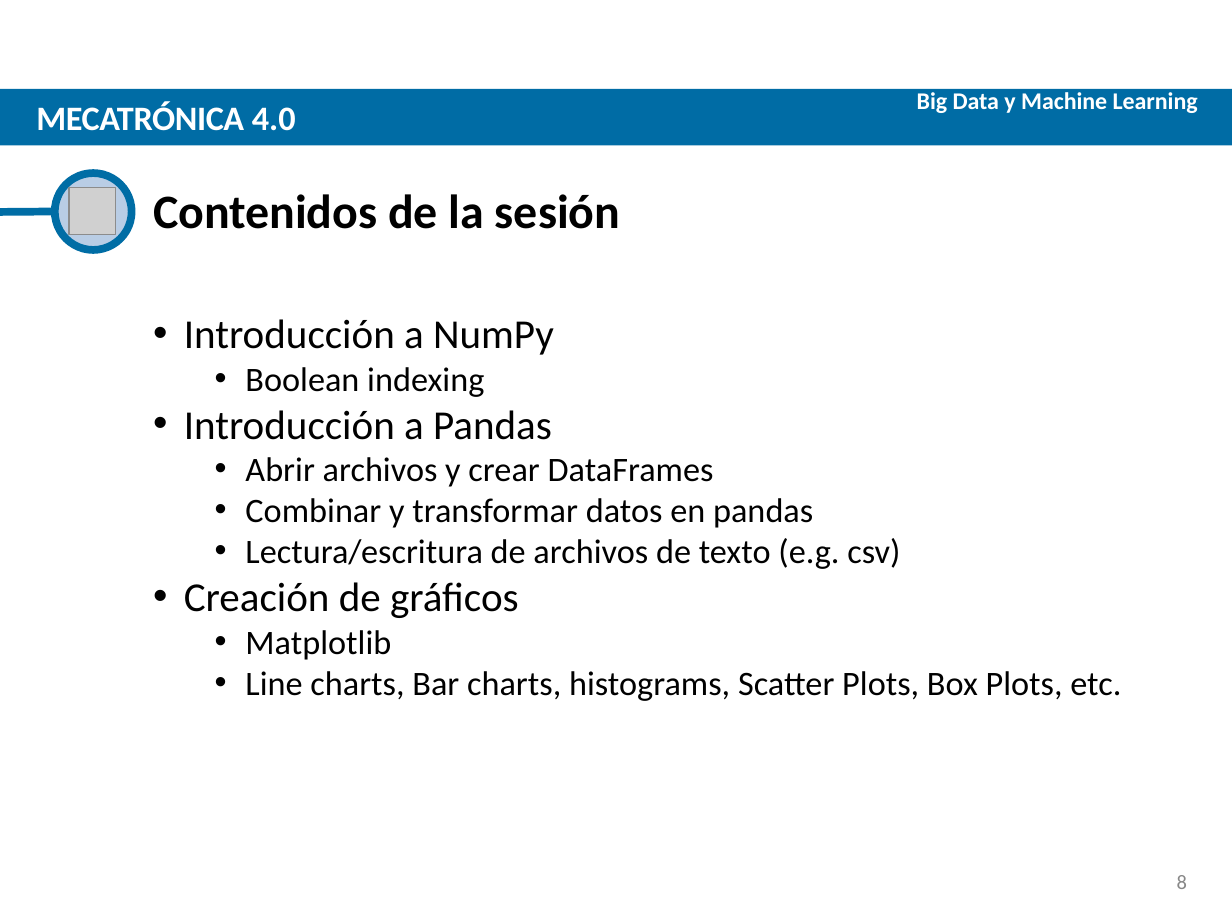
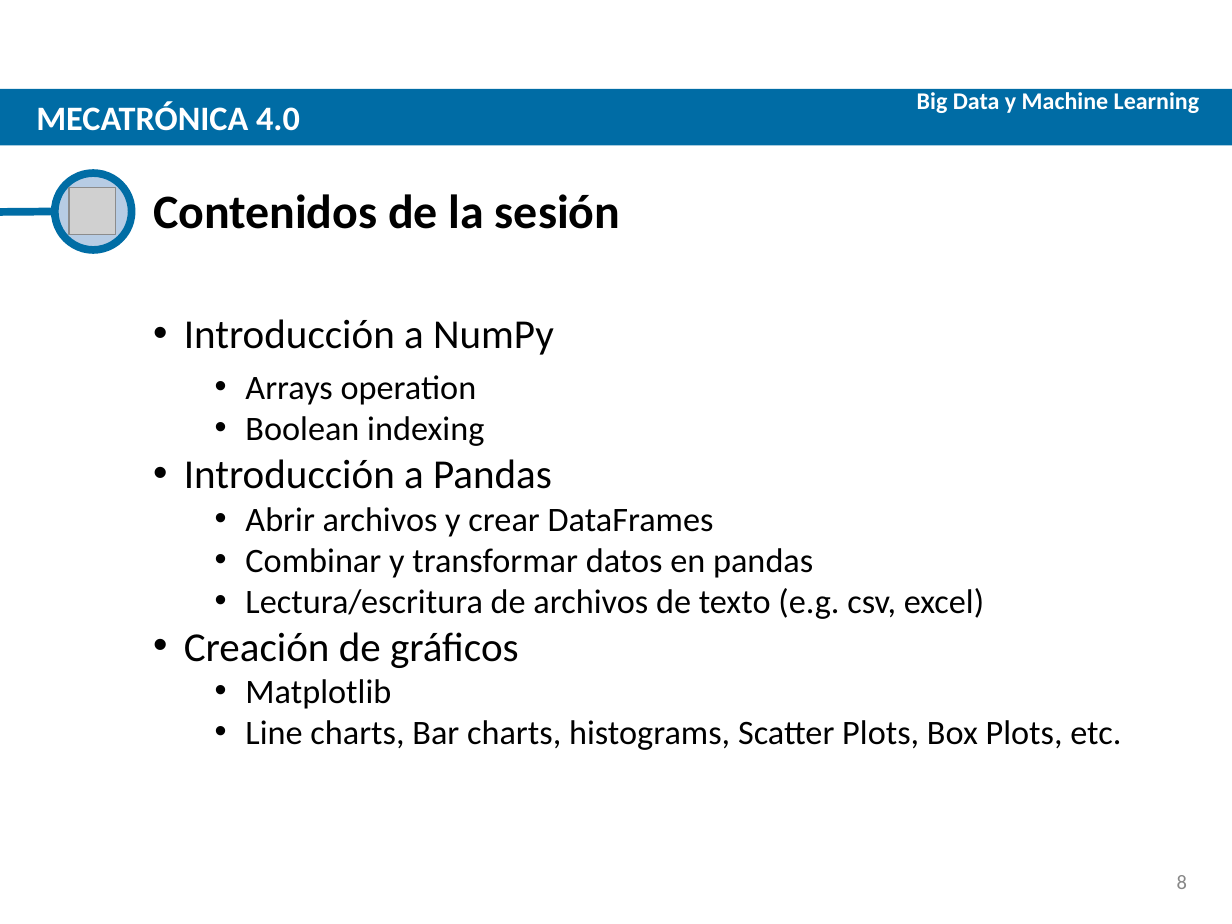
Before and after one commit to asaldana1/Mecatronica4.0, a slide deck: slide 8 of S2 - Intro a Python/Slides/S2 - Intro a Python.pptx. Drawn at 1232x924 pixels with LibreOffice and Linux fonts; fonts in the diff are those of the drawing; grey boxes stand for pictures; background and template pictures are left out. Boxes give left, top, right and bottom in pixels: in the first picture for what was removed or moved away, otherwise in the second. Text is boxed around its words. In the diff, an @@ line names an element or a change of style, - is before the commit and + after.

```diff
--- a/S2 - Intro a Python/Slides/S2 - Intro a Python.pptx
+++ b/S2 - Intro a Python/Slides/S2 - Intro a Python.pptx
@@ text "Big Data y Machine Learning" at (x1=917, y1=88, x2=1200, y2=113): letter spacing -0.1 to 0 pt; less space between paragraphs @@
@@ text "MECATRÓNICA 4.0" at (x1=36, y1=102, x2=300, y2=131): letter spacing -0.2 to 0 pt in "MECATRÓNICA"; letter spacing -0.1 to 0 pt in "4.0"; less space between paragraphs @@
@@ text at (x1=245, y1=375, x2=477, y2=405): paragraph added @@
+  • Arrays operation
@@ text at (x1=245, y1=588, x2=984, y2=619): text changed @@
-  • Lectura/escritura de archivos de texto (e.g. csv)
+  • Lectura/escritura de archivos de texto (e.g. csv, excel)
```
Also in this commit, not shown: 13 other slides changed, 1 slide added, 2 slides removed, 2 other files.
